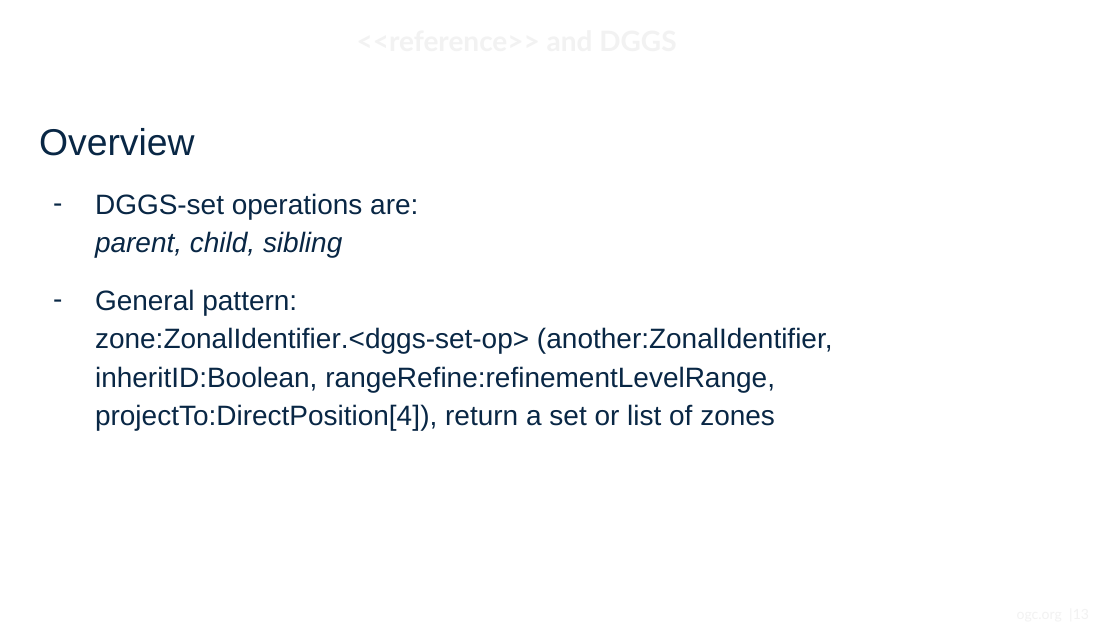
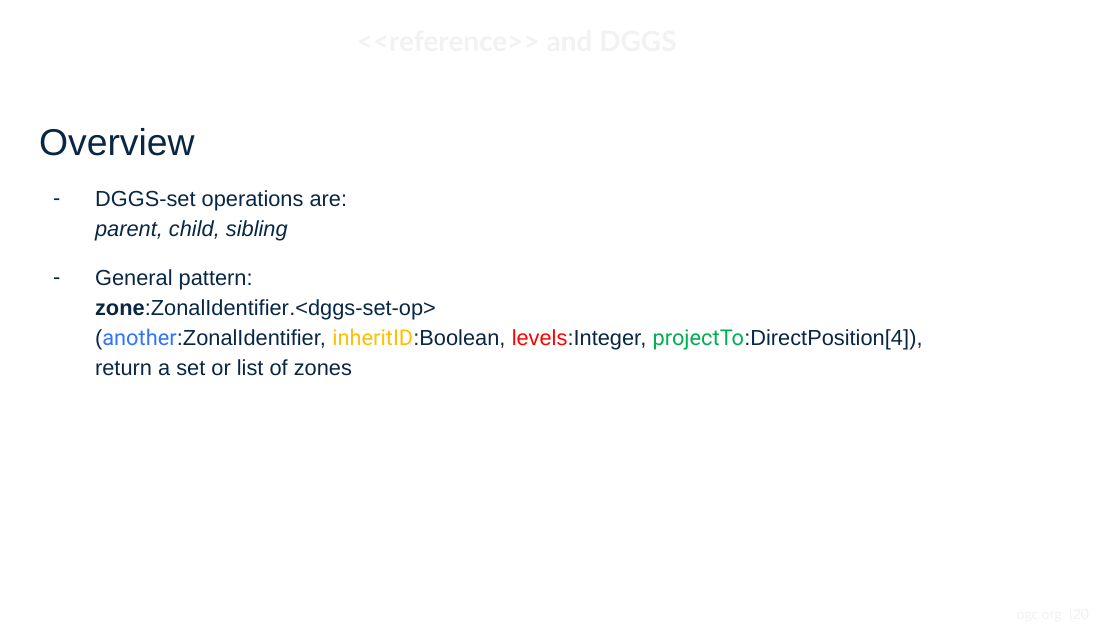
Before and after one commit to metanorma/developer-track, a slide deck: slide 20 of Presentations/20210616_Event/OGC-API-DGGS-overview-slides.pptx (slide 13 before the commit). Drawn at 1120x630 pixels with LibreOffice and Linux fonts; fonts in the diff are those of the drawing; background and template pictures are left out. Boxes give left, top, right and bottom in pixels: in the first picture for what was removed or moved away, otherwise in the second. Text is boxed around its words. In the diff, an @@ line names an element or a change of style, - is before the commit and + after.

Commit message:
Updated OGC-API-DGGS-overview-slides.pptx
Added introductory section.

```diff
--- a/Presentations/20210616_Event/OGC-API-DGGS-overview-slides.pptx
+++ b/Presentations/20210616_Event/OGC-API-DGGS-overview-slides.pptx
@@ text at (95,190,348,241): size 18 to 14 pt in "DGGS-set operations are: parent, child, sibling" @@
@@ text at (95,269,923,376): text changed; size 18 to 14 pt @@
-– General pattern:
-  zone:ZonalIdentifier.<dggs-set-op> (another:ZonalIdentifier, inheritID:Boolean, rangeRefine:refinementLevelRange, projectTo:DirectPosition[4]), return a set or list of zones
+– General pattern:
+  zone:ZonalIdentifier.<dggs-set-op>
+  (another:ZonalIdentifier, inheritID:Boolean, levels:Integer, projectTo:DirectPosition[4]), return a set or list of zones
```
Also in this commit, not shown: 7 other slides changed, 7 slides added.
